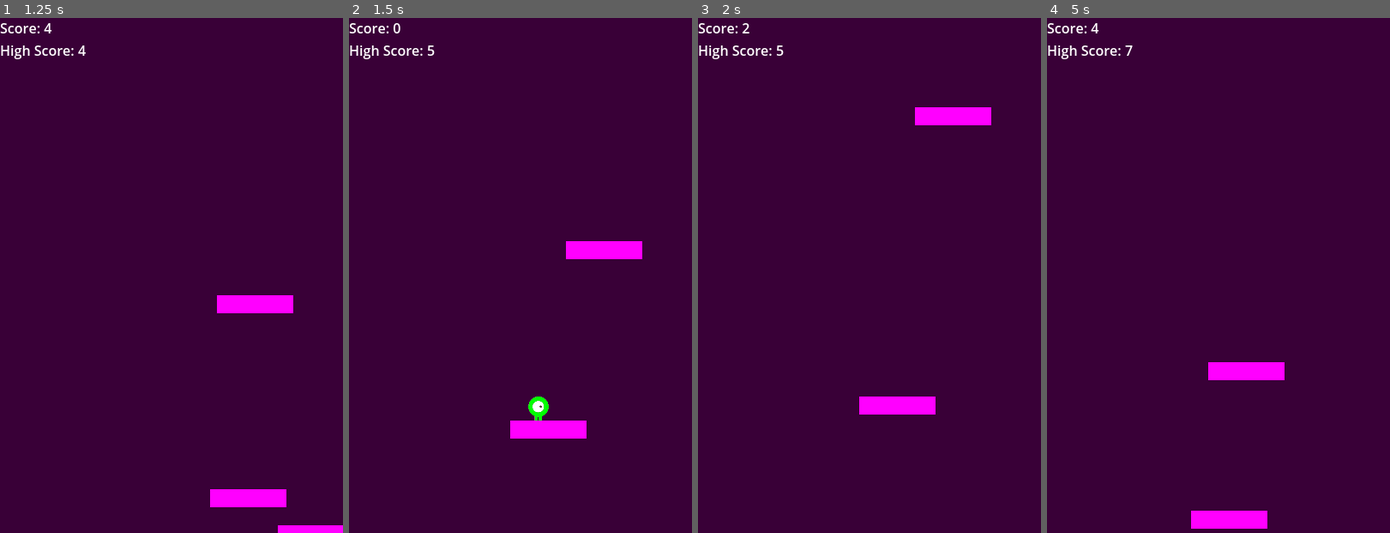
Above: before the commit, frames 1-4 (left to right).
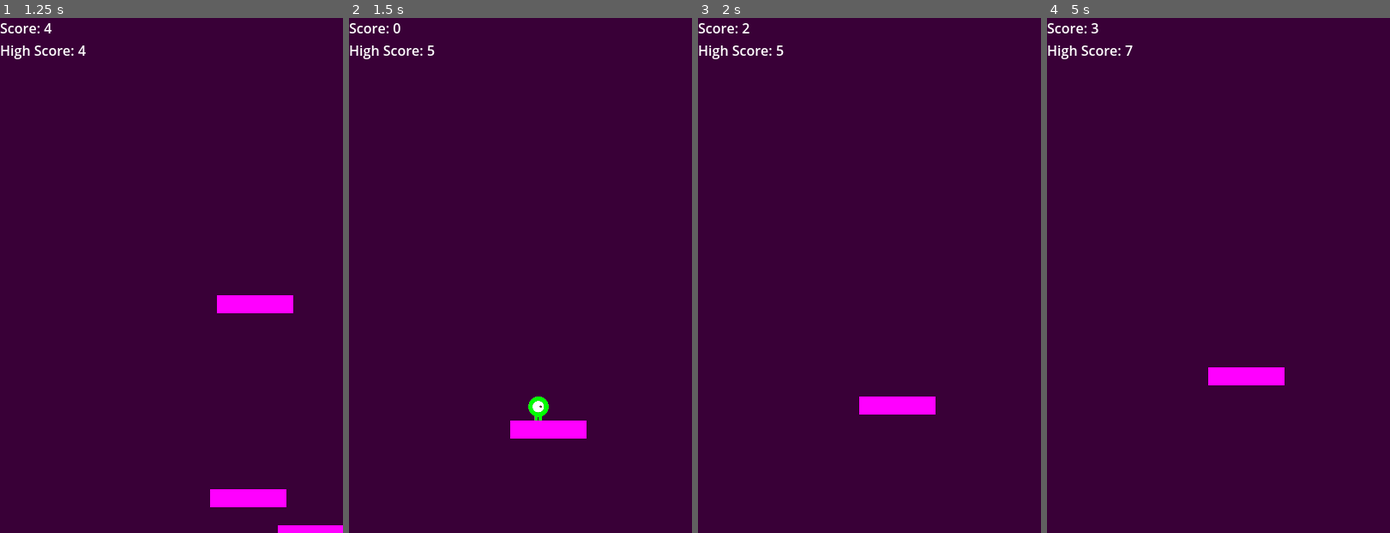
Above: after the commit, the same moments.

Repository: Zarathecat/godot-down
Game: Godot game, scene res://main.tscn
The game is run twice, just before and just after one commit, with the same random seed, the same clock (stepped at 60 frames per second) and the same inputs.
Inputs:
- Up to frame 1 (1.25 s): tap Enter (ui_accept) at 0.5, 0.77 s; hold Right (ui_right) from 0.53 s (still down)
- Up to frame 2 (1.5 s): keep holding Right (ui_right)
- Up to frame 3 (2 s): keep holding Right (ui_right); tap Enter (ui_accept) at 1.52 s
- Up to frame 4 (5 s): release Right (ui_right) at 2.03 s; hold Left (ui_left) 2.03-2.78 s; hold Right (ui_right) 2.78-4.28 s; tap Enter (ui_accept) at 3.02, 3.77, 4.52 s; hold Left (ui_left) from 4.28 s (still down)

Frame 1 is identical in both runs. In frame 2, 0.8% of the frame differs, in the area x 63-86%, y 43-47%; in frame 3, 0.8%; in frame 4, 1.3%, in the area x 12-70%, y 1-100%.

Commit message:
Fix bug in game_over() function
The call to restart() in the game_over() function was wrongly
nested, meaning it would run once for every platform generated
during the game. This made the display choppy after a while.
This commit fixes it. It also makes sure the very first platform
generated is deleted, instead of possibly hanging around in memory
(I have not checked whether it definitely was, but I think it was)

Diff:
--- a/main.gd
+++ b/main.gd
@@ -46,7 +46,8 @@
 	var platforms = get_tree().get_nodes_in_group("platforms")
 	for platform in platforms:
 		platform.queue_free()
-		restart()
+	$Platform.queue_free() # Remove the first one, too
+	restart()
 
 func restart():
 	generate_platform(window_size.x/2, 4 * window_size.y/ 5)
